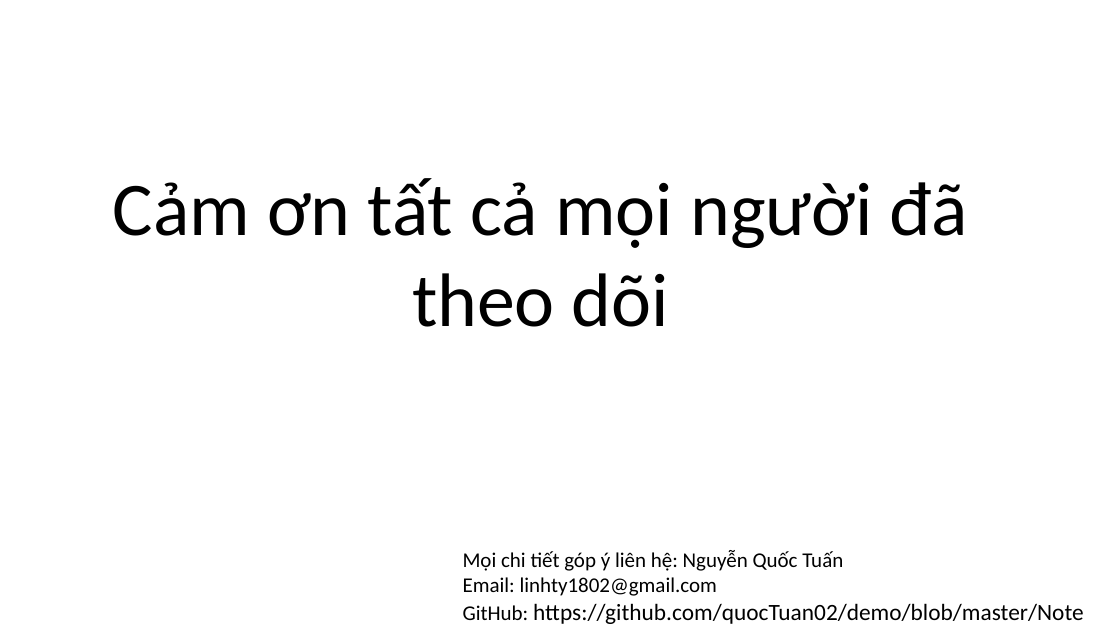
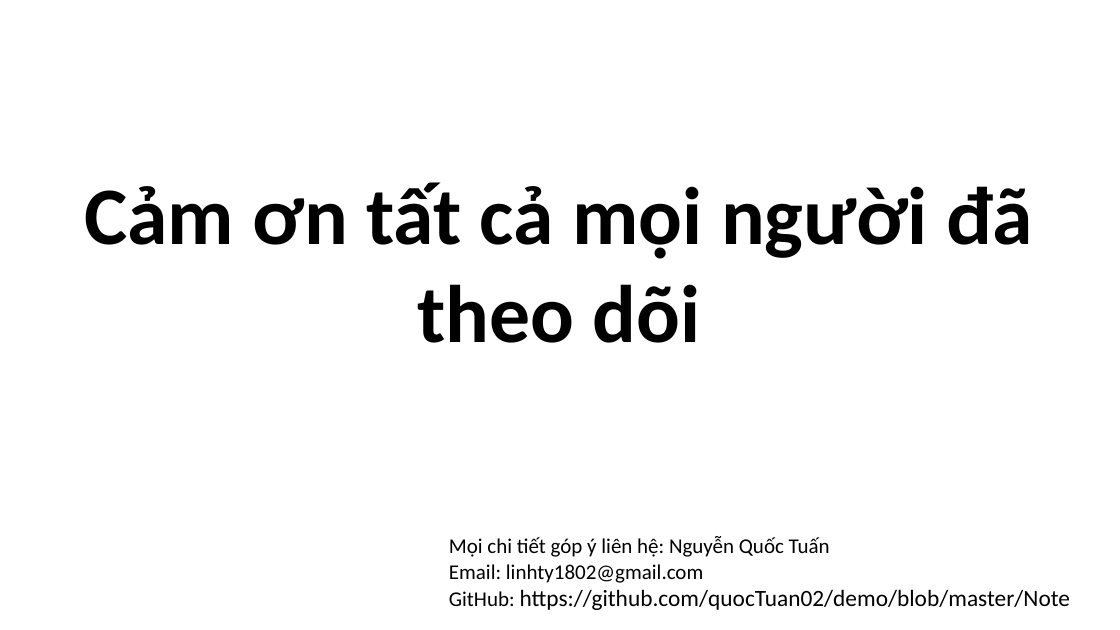
Before and after one commit to quocTuan02/demo, a slide deck: slide 21 of Note/CleanCode.pptx (slide 22 before the commit). Drawn at 1120x630 pixels with LibreOffice and Linux fonts; fonts in the diff are those of the drawing. Boxes give left, top, right and bottom in pixels: in the first picture for what was removed or moved away, otherwise in the second. Text is boxed around its words. In the diff, an @@ line names an element or a change of style, - is before the commit and + after.

```diff
--- a/Note/CleanCode.pptx
+++ b/Note/CleanCode.pptx
@@ text "Cảm ơn tất cả mọi ...": place and size @@
-text "Cảm ơn tất cả mọi ..." at [113, 178, 968, 327]
+text "Cảm ơn tất cả mọi ..." at [84, 182, 1033, 343]
@@ text "Cảm ơn tất cả mọi ..." at [84, 182, 1033, 343]: size 65 to 70 pt, bold on @@
@@ text "Mọi chi tiết góp ý ...": place and size @@
-text "Mọi chi tiết góp ý ..." at [463, 550, 1084, 624]
+text "Mọi chi tiết góp ý ..." at [449, 536, 1071, 610]
```
Also in this commit, not shown: 16 other slides changed, 4 slides added, 5 slides removed.
